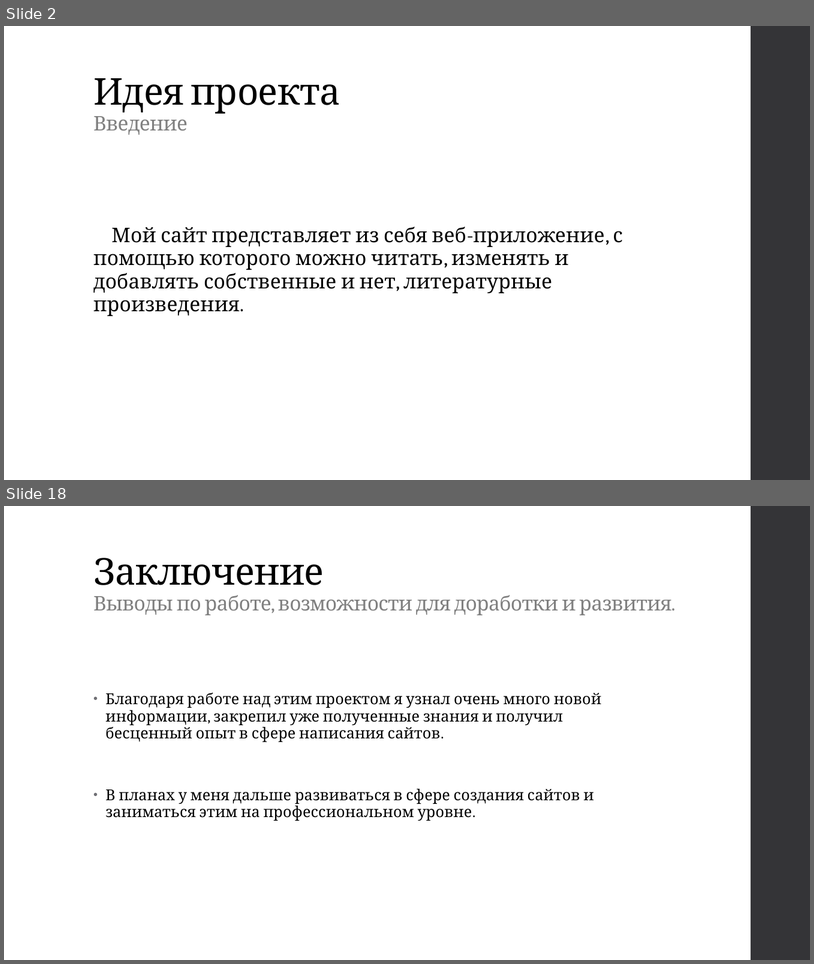
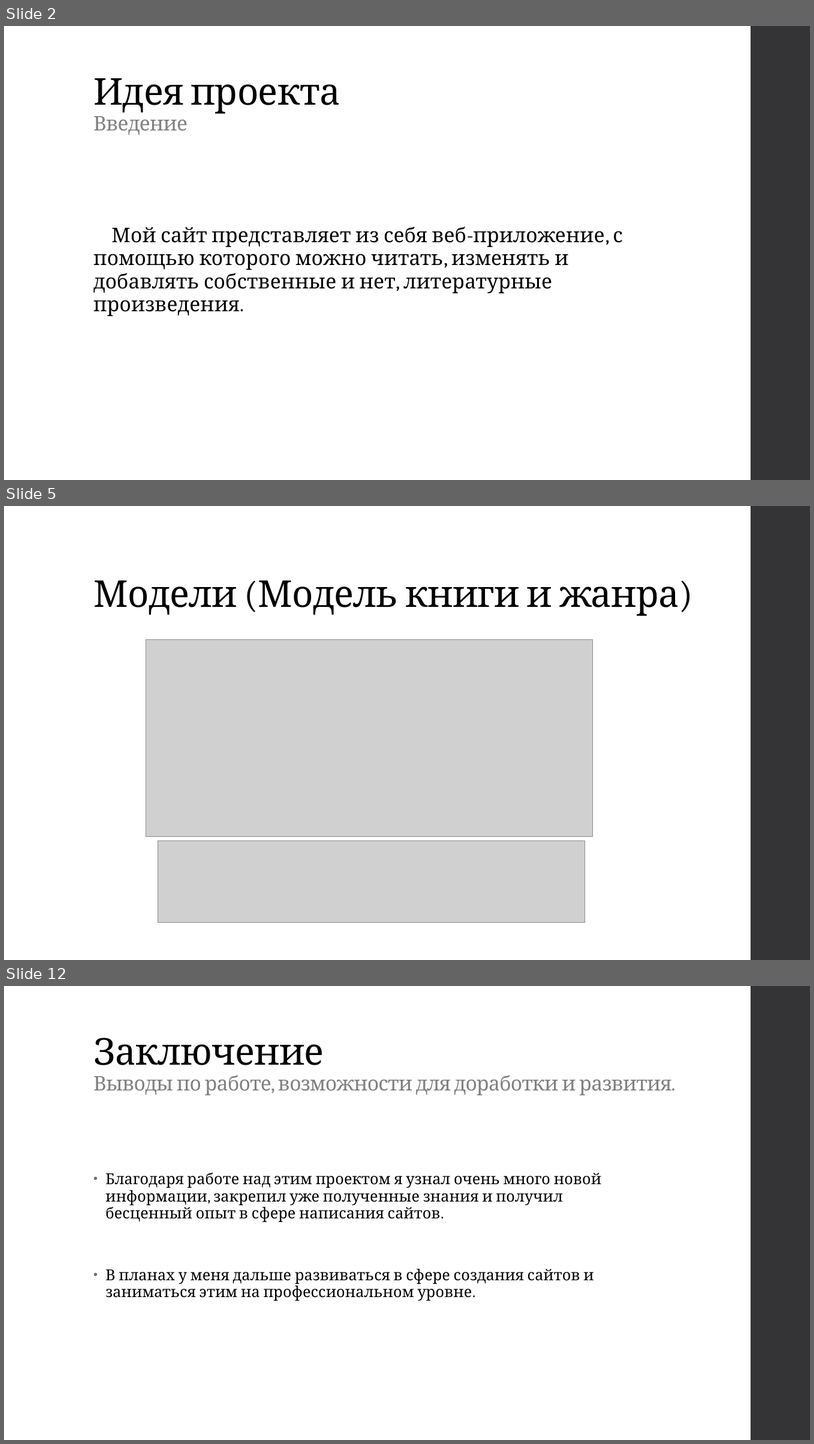
Before and after one commit to Woolfer0097/WEB-lessons, a slide deck: Проект-Волчья_библиотека/description(Презентация + Пояснительная записка)/Волчья библиотека.pptx. Shown one above the other, each under a label of ours: slides 2 and 18 before the commit, slides 2, 5 and 12 after it; the slides between them are not shown. The pictures are 814x964 and 814x1444 pixels, drawn with LibreOffice and Linux fonts; fonts in the diff are those of the drawing; grey boxes stand for pictures. Boxes give left, top, right and bottom in pixels: in the first picture for what was removed or moved away, otherwise in the second. Text is boxed around its words. In the diff, an @@ line names an element or a change of style, - is before the commit and + after.

```diff
--- a/Проект-Волчья_библиотека/description(Презентация + Пояснительная записка)/Волчья библиотека.pptx
+++ b/Проект-Волчья_библиотека/description(Презентация + Пояснительная записка)/Волчья библиотека.pptx
@@ slide 5 added at [4, 506, 810, 960], background #FFFFFF; not listed: 1 template element that a slide beside it also shows @@
@@ title added at [93, 580, 680, 616], 44 pt, text #000000 @@
+Модели (Модель книги и жанра)
@@ picture added at [146, 640, 593, 837] @@
@@ picture added at [158, 841, 585, 922] @@
@@ what was slide 18 is now slide 12 @@
```
Also in this commit, not shown: 1 slide changed, 7 other slides added, 14 slides removed, 8 other files.
